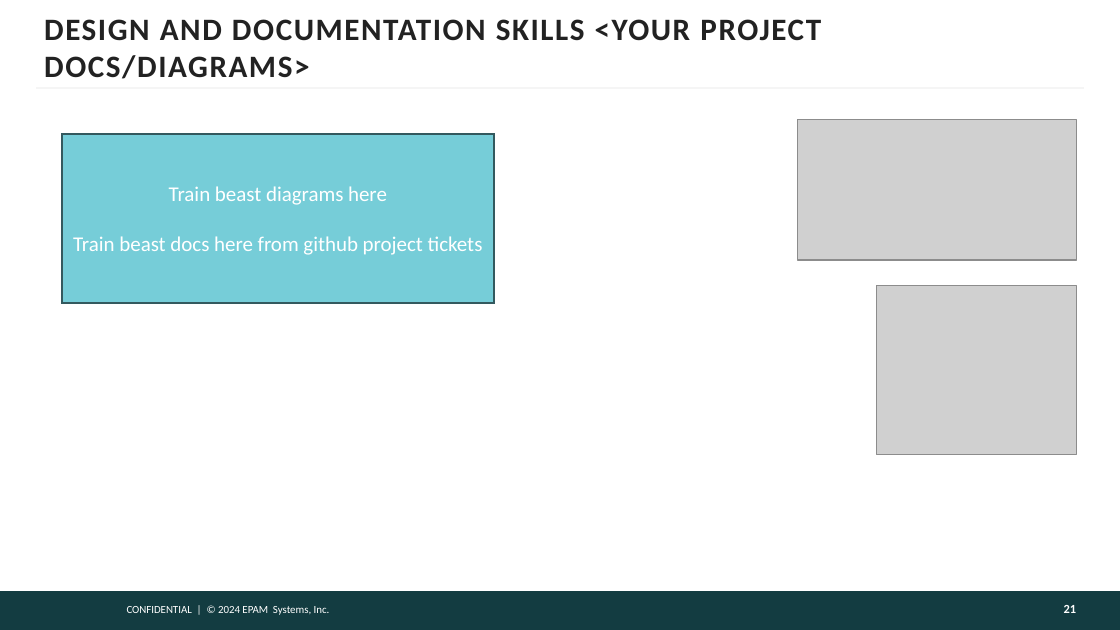
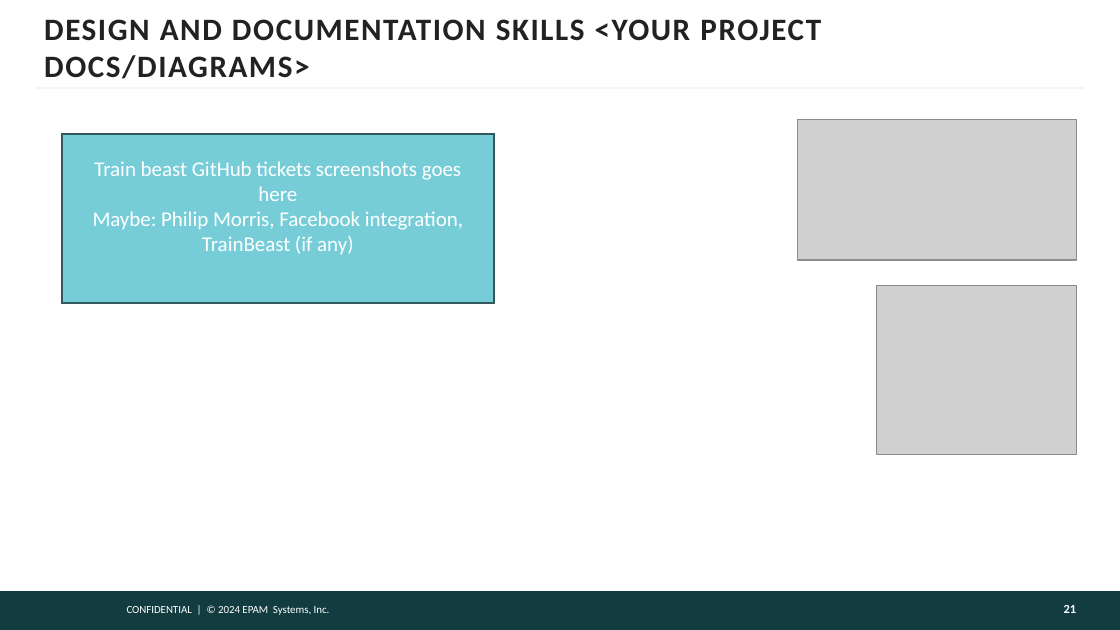
Before and after one commit to victoravt/Papers, a slide deck: slide 21 of Assessment Epam A2-A3/presentation-template.pptx. Drawn at 1120x630 pixels with LibreOffice and Linux fonts; fonts in the diff are those of the drawing; grey boxes stand for pictures; background and template pictures are left out. Boxes give left, top, right and bottom in pixels: in the first picture for what was removed or moved away, otherwise in the second. Text is boxed around its words. In the diff, an @@ line names an element or a change of style, - is before the commit and + after.

```diff
--- a/Assessment Epam A2-A3/presentation-template.pptx
+++ b/Assessment Epam A2-A3/presentation-template.pptx
@@ text in rectangle at (x1=93, y1=161, x2=463, y2=255): text changed @@
-Train beast diagrams here
-Train beast docs here from github project tickets
+Train beast GitHub tickets screenshots goes here
+Maybe: Philip Morris, Facebook integration, TrainBeast (if any)
```
Also in this commit, not shown: 3 other slides changed, 1 other file.
